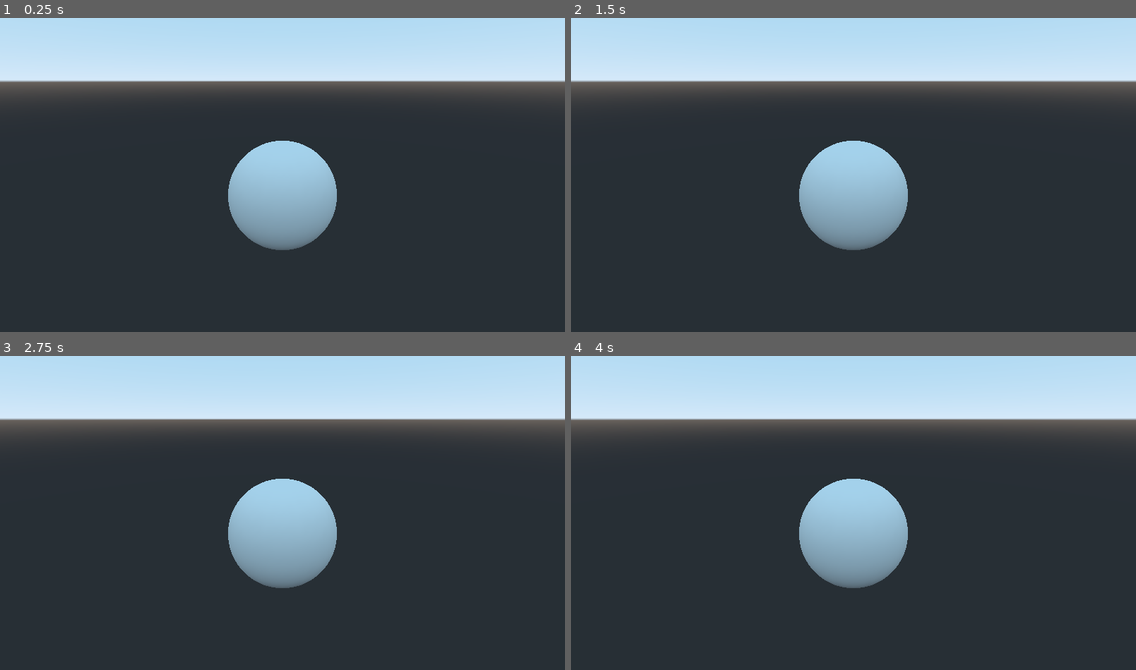
Above: before the commit, frames 1-4 (two rows, left to right).
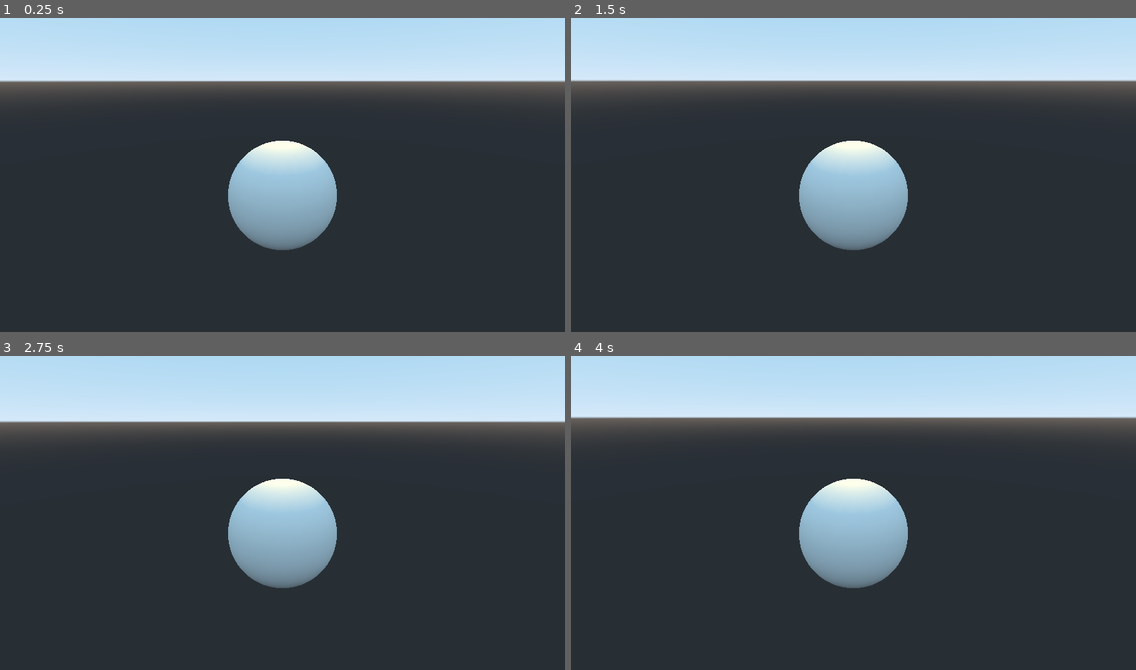
Above: after the commit, the same moments.

Repository: TheCubeOfFire/GGJ2022-Codename-OmeletteDuFromage
Game: Godot game, scene res://assets/player/player.tscn
Same seed, same stepped clock (60 frames per second), same inputs: the game is played once before the commit and once after it. The project has no main scene, so this scene is started directly.
Inputs (mouse positions are in pixels of both pictures, inside the frame that each line leads up to):
- Up to frame 1 (0.25 s): no input
- Up to frame 2 (1.5 s): tap Enter at 0.5 s; move the mouse to (881, 165) at 0.52 s; tap Space at 1.25 s; move the mouse to (825, 168) at 1.27 s
- Up to frame 3 (2.75 s): tap Enter at 2 s; move the mouse to (293, 500) at 2.02 s
- Up to frame 4 (4 s): tap Space at 2.75 s; move the mouse to (847, 509) at 2.77 s; tap Enter at 3.5 s; move the mouse to (893, 509) at 3.52 s

The runs differ from the first frame. In frame 1, 0.8% of the frame differs, in the area x 43-57%, y 39-48%; in frame 2, 1.3%; in frame 3, 1.9%, in the area x 0-100%, y 19-74%; in frame 4, 1.8%.

Commit message:
added camera movement and player light

Diff:
--- a/assets/player/player.gd
+++ b/assets/player/player.gd
@@ -5,9 +5,9 @@
 
 const MOUSE_SENSIVITY: float = 0.05
 
-var _velocity := Vector3.ZERO
+var velocity := Vector3.ZERO
 
-onready var _camera_target := $CameraTarget as Position3D
+onready var camera_target := $CameraTarget as Position3D
 
 func _ready() -> void:
 	Input.set_mouse_mode(Input.MOUSE_MODE_CAPTURED)
@@ -15,8 +15,14 @@
 func _physics_process(delta: float) -> void:
 	var direction := Vector3.ZERO
 
-	_velocity = MAX_SPEED * direction
-	_velocity = move_and_slide(_velocity, Vector3.UP)
+	velocity = MAX_SPEED * direction
+	velocity = move_and_slide(velocity, Vector3.UP)
 
 func _input(event: InputEvent) -> void:
-	pass
+	if event is InputEventMouseMotion and Input.get_mouse_mode() == Input.MOUSE_MODE_CAPTURED:
+		_rotate_camera(event.relative.y, event.relative.x, -MOUSE_SENSIVITY)
+
+func _rotate_camera(rx: float, ry: float, scale: float) -> void:
+	camera_target.rotate_x(deg2rad(rx * scale))
+	camera_target.rotation.x = clamp(camera_target.rotation.x, - PI / 2.0, PI / 2.0)
+	self.rotate_y(deg2rad(ry * scale))
--- a/assets/player/player.tscn
+++ b/assets/player/player.tscn
@@ -1,6 +1,7 @@
-[gd_scene load_steps=5 format=2]
+[gd_scene load_steps=6 format=2]
 
 [ext_resource path="res://assets/player/player.gd" type="Script" id=1]
+[ext_resource path="res://assets/player/player_light.tscn" type="PackedScene" id=2]
 
 [sub_resource type="SphereMesh" id=4]
 
@@ -18,5 +19,10 @@
 [node name="CollisionShape" type="CollisionShape" parent="."]
 shape = SubResource( 6 )
 
-[node name="Camera" type="Camera" parent="."]
+[node name="CameraTarget" type="Position3D" parent="."]
+
+[node name="Camera" type="Camera" parent="CameraTarget"]
 transform = Transform( 1, 0, 0, 0, 0.939693, 0.34202, 0, -0.34202, 0.939693, 0, 2, 4 )
+
+[node name="PlayerLight" parent="." instance=ExtResource( 2 )]
+transform = Transform( 1, 0, 0, 0, 1, 0, 0, 0, 1, 0, 1.50749, 0 )
